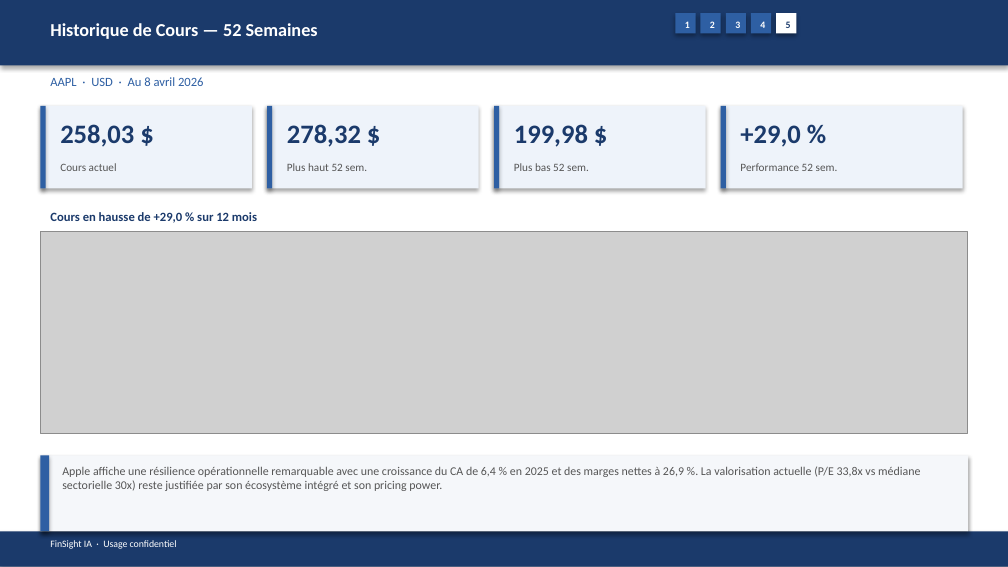
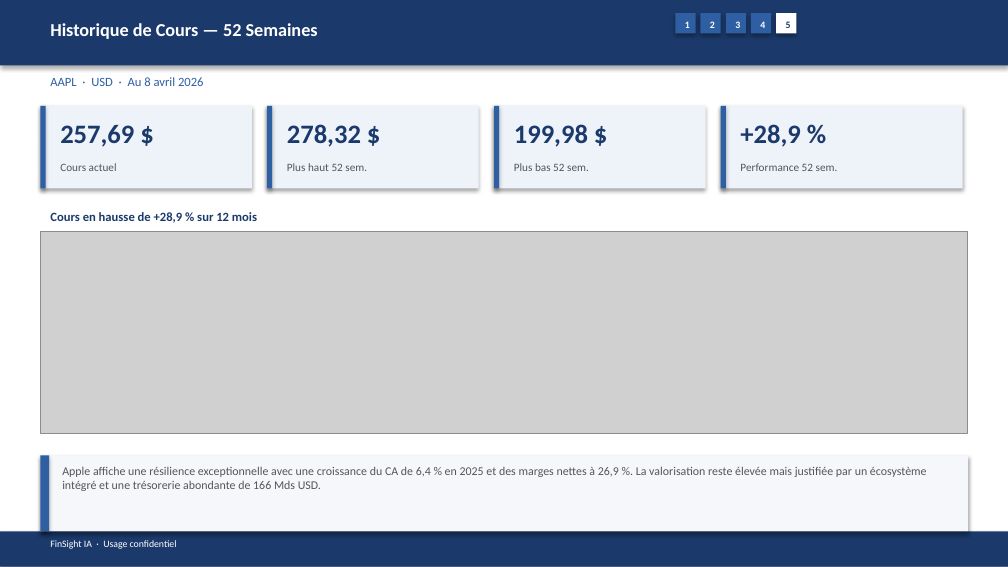
Before and after one commit to baptistejeh07-art/finsight-ia, a slide deck: slide 23 of preview/AAPL/AAPL_pitchbook.pptx. Drawn at 1008x567 pixels with LibreOffice and Linux fonts; fonts in the diff are those of the drawing; grey boxes stand for pictures. Boxes give left, top, right and bottom in pixels: in the first picture for what was removed or moved away, otherwise in the second. Text is boxed around its words. In the diff, an @@ line names an element or a change of style, - is before the commit and + after.

```diff
--- a/preview/AAPL/AAPL_pitchbook.pptx
+++ b/preview/AAPL/AAPL_pitchbook.pptx
@@ text at (60,125,134,147): text changed @@
-258,03 $
+257,69 $
@@ text at (740,124,800,147): text changed @@
-+29,0 %
++28,9 %
@@ text at (50,212,257,223): text changed @@
-Cours en hausse de +29,0 % sur 12 mois
+Cours en hausse de +28,9 % sur 12 mois
@@ text at (62,467,927,491): text changed @@
-Apple affiche une résilience opérationnelle remarquable avec une croissance du CA de 6,4 % en 2025 et des marges nettes à 26,9 %. La valorisation actuelle (P/E 33,8x vs médiane sectorielle 30x) reste justifiée par son écosystème intégré et son pricing power.
+Apple affiche une résilience exceptionnelle avec une croissance du CA de 6,4 % en 2025 et des marges nettes à 26,9 %. La valorisation reste élevée mais justifiée par un écosystème intégré et une trésorerie abondante de 166 Mds USD.
```
Also in this commit, not shown: 16 other slides changed, 4 other files.
